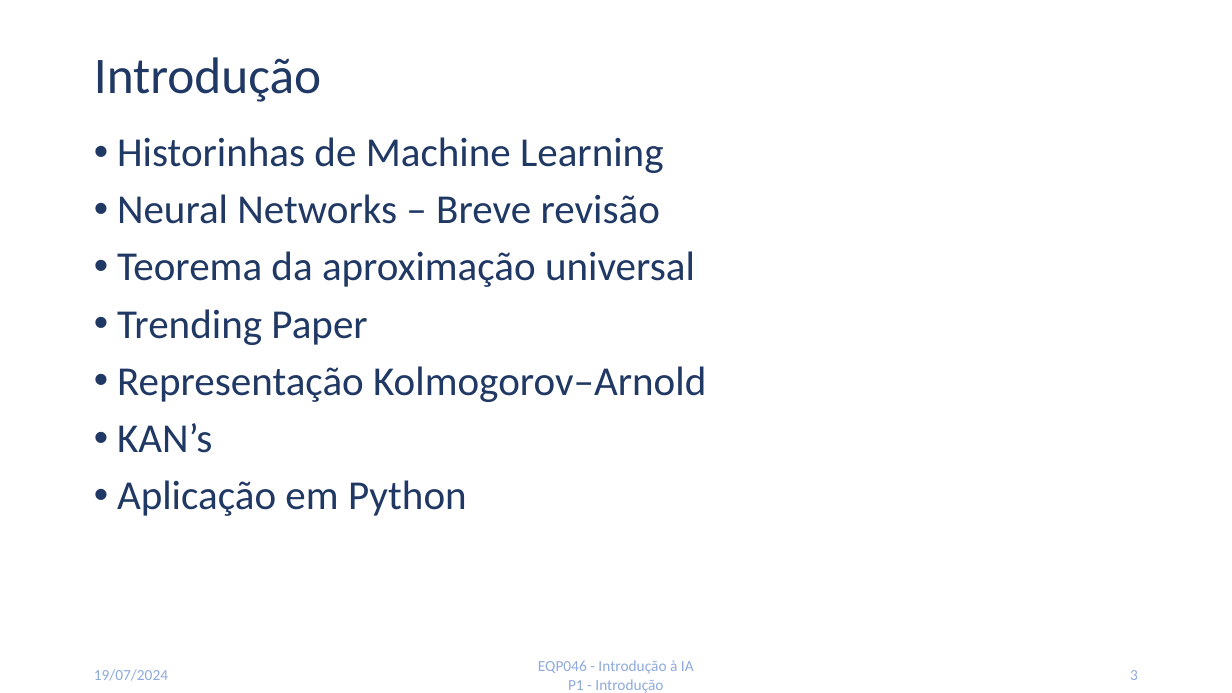
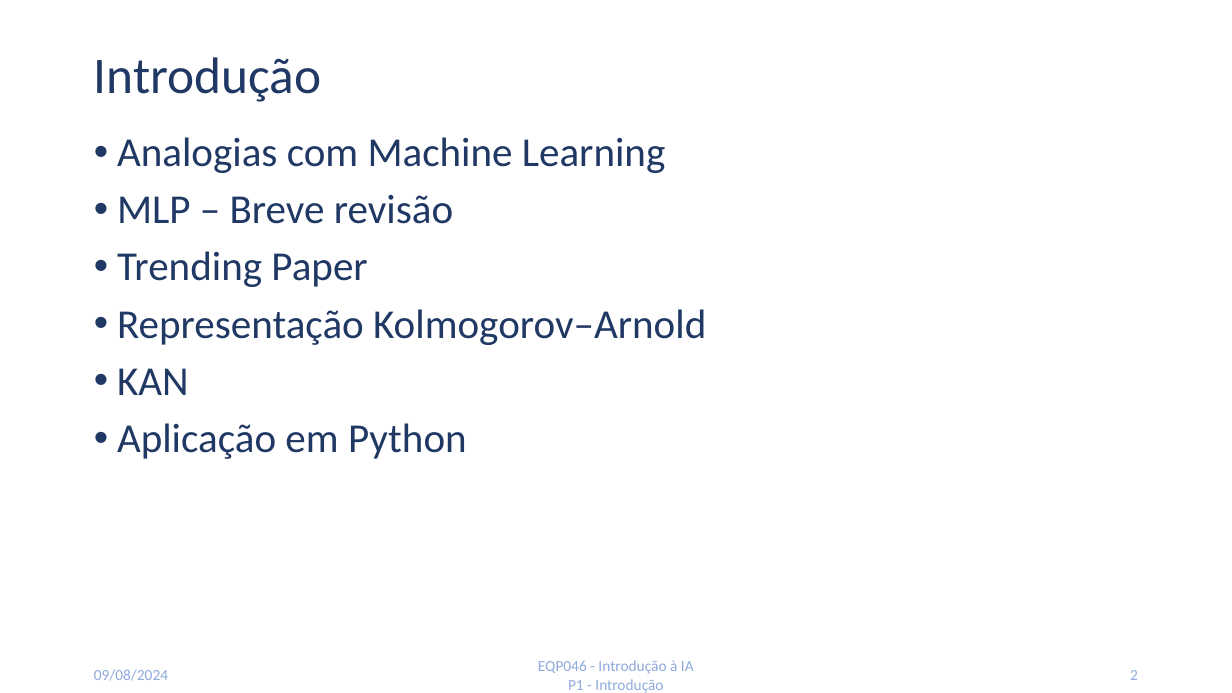
Before and after one commit to alandema/ppgeq_EQP0046, a slide deck: slide 2 of FinalPresentation/KANs.pptx (slide 3 before the commit). Drawn at 1232x693 pixels with LibreOffice and Linux fonts; fonts in the diff are those of the drawing; background and template pictures are left out. Boxes give left, top, right and bottom in pixels: in the first picture for what was removed or moved away, otherwise in the second. Text is boxed around its words. In the diff, an @@ line names an element or a change of style, - is before the commit and + after.

Commit message:
edit

```diff
--- a/FinalPresentation/KANs.pptx
+++ b/FinalPresentation/KANs.pptx
@@ text at box(117, 137, 665, 224): text changed @@
-• Historinhas de Machine Learning
-• Neural Networks – Breve revisão
-• Teorema da aproximação universal
+• Analogias com Machine Learning
+• MLP – Breve revisão
@@ text at box(117, 368, 189, 395): text changed @@
-• KAN’s
+• KAN
@@ text at box(94, 669, 168, 681): text changed @@
-19/07/2024
+09/08/2024
@@ page number at box(1130, 670, 1138, 680): text changed @@
-3
+2
```
Also in this commit, not shown: 6 other slides changed, 29 slides added, 3 slides removed.
